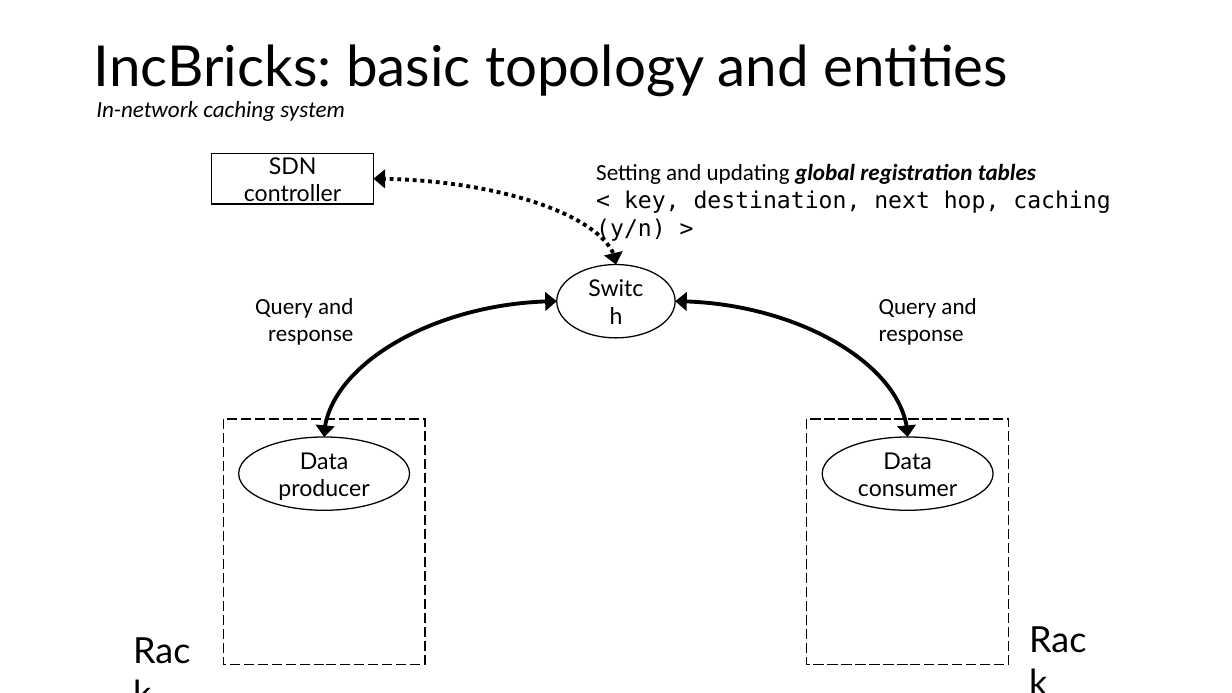
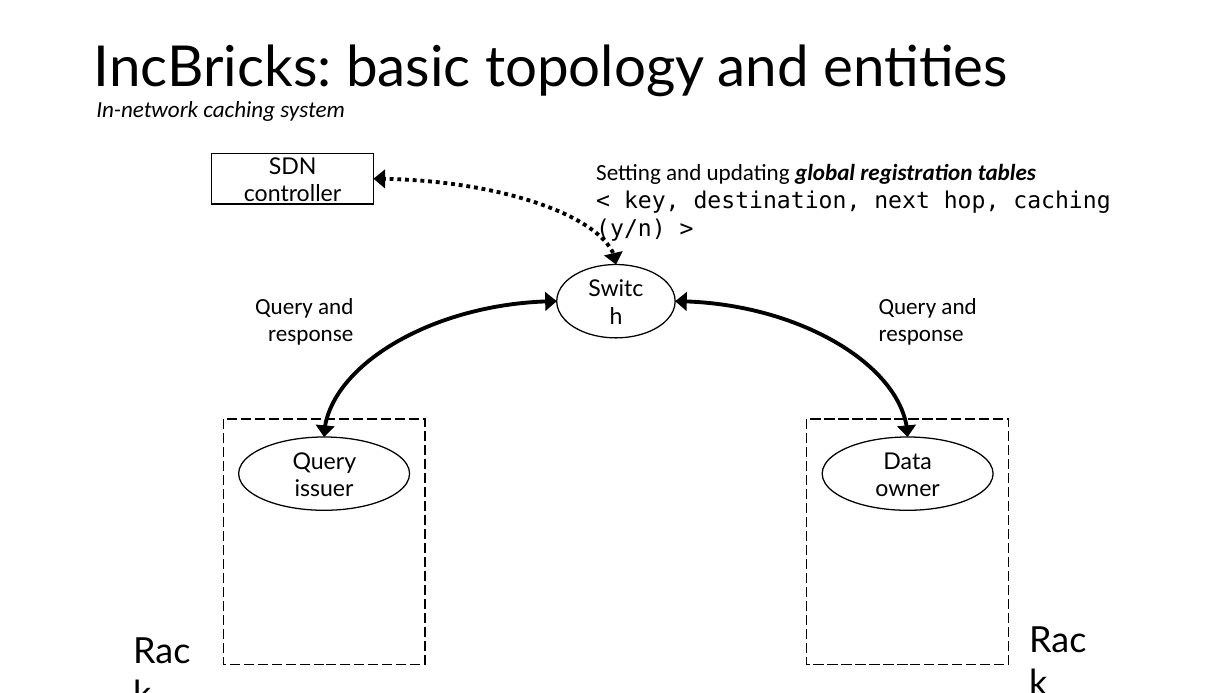
Before and after one commit to marcomicera/thesis, a slide deck: slide 1 of doc/thesis/figures/analysis/inp/presentation.pptx. Drawn at 1232x693 pixels with LibreOffice and Linux fonts; fonts in the diff are those of the drawing. Boxes give left, top, right and bottom in pixels: in the first picture for what was removed or moved away, otherwise in the second. Text is boxed around its words. In the diff, an @@ line names an element or a change of style, - is before the commit and + after.

```diff
--- a/doc/thesis/figures/analysis/inp/presentation.pptx
+++ b/doc/thesis/figures/analysis/inp/presentation.pptx
@@ text in ellipse at [293, 452, 357, 497]: text changed @@
-Data producer
+Query issuer
@@ text in ellipse at [875, 452, 940, 496]: text changed @@
-Data consumer
+Data owner
```
Also in this commit, not shown: 5 other slides changed, 11 other files.
